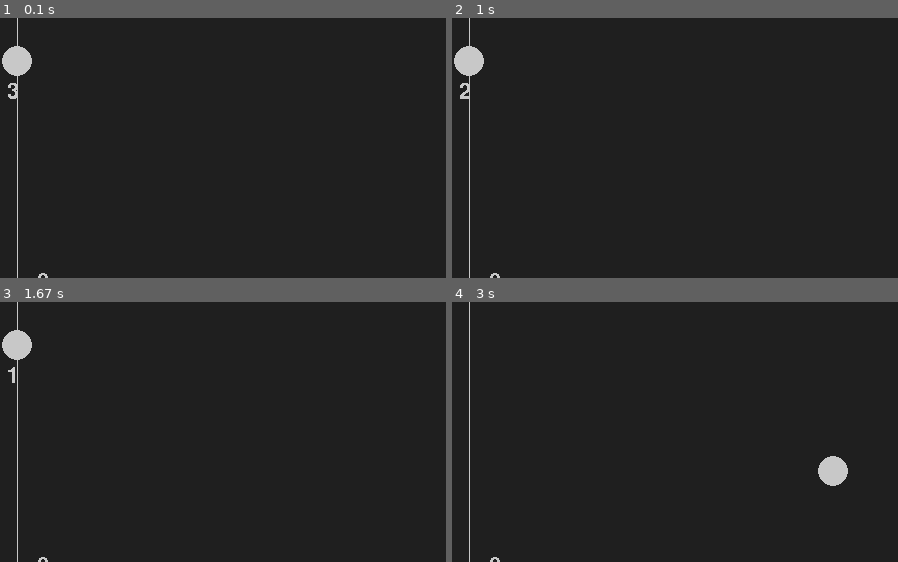
Above: before the commit, frames 1-4 (two rows, left to right).
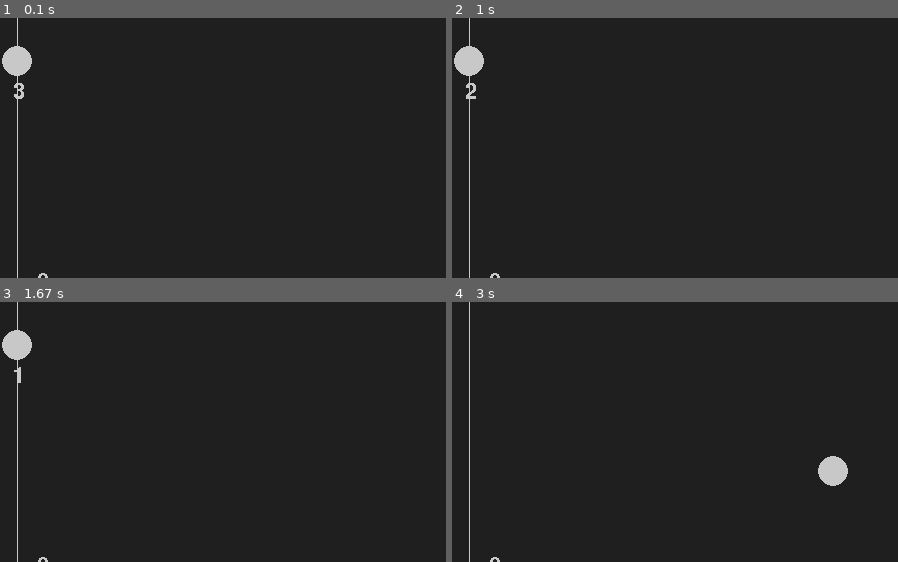
Above: after the commit, the same moments.

Repository: JVvix/pygamePongGame
Game: pygame game, started from pygame_pong_tutorial.py
Two runs of this game, one before a commit and one after it. Both use one fixed random seed, a clock stepped at 60 frames per second and the inputs below.
Inputs:
- Up to frame 1 (0.1 s): no input
- Up to frame 2 (1 s): hold Down 0.33-0.8 s; hold Up from 0.83 s (still down)
- Up to frame 3 (1.67 s): release Up at 1.2 s; hold Down 1.23-1.6 s; hold Up from 1.63 s (still down)
- Up to frame 4 (3 s): release Up at 1.93 s; hold Down 1.97-2.27 s; hold Up 2.3-2.67 s; hold Down from 2.7 s (still down)
The pictures show only the part of the screen within x 48-98%, y 42-92%; the shares and areas given below are measured in that part.

The runs differ from the first frame. In frame 1, 0.1% of the frame differs, in the area x 1-6%, y 25-32%; in frame 2, 0.1%; in frame 3, less than 0.1%; in frame 4, nothing differs.

Commit message:
sound effect bug fixed!

Diff:
--- a/pygame_pong_tutorial.py
+++ b/pygame_pong_tutorial.py
@@ -1,6 +1,6 @@
 # Pre-Step: download pygame
 
-import pygame, sys, random
+import pygame, sys, random, winsound
 
 def ball_animation():
     global ball_speed_x, ball_speed_y, player_score, opponent_score, score_time
@@ -8,18 +8,36 @@
     ball.y += ball_speed_y
 
     if ball.top <= 0 or ball.bottom >= screen_height:
+        pygame.mixer.Sound.play(pong_sound)
         ball_speed_y *= -1
 
     if ball.left <= 0:
+        pygame.mixer.Sound.play(score_sound)
+        score_time = pygame.time.get_ticks()
         opponent_score += 1
-        score_time = pygame.time.get_ticks()
 
     if ball.right >= screen_width:
+        pygame.mixer.Sound.play(score_sound)
+        score_time = pygame.time.get_ticks()
         player_score += 1
-        score_time = pygame.time.get_ticks()
 
-    if ball.colliderect(player) or ball.colliderect(opponent):
-        ball_speed_x *= -1
+    if ball.colliderect(player) and ball_speed_x < 0:
+        pygame.mixer.Sound(pong_sound)
+        if abs(ball.left - player.right) < 10:
+            ball_speed_x *= -1
+        elif abs(ball.bottom - player.top) <  10:
+            ball_speed_y *= 1
+        elif abs(ball.top - player.bottom) <  10:
+            ball_speed_y *= 1
+
+    if ball.colliderect(opponent) and ball_speed_x > 0:
+        pygame.mixer.Sound.play(pong_sound)
+        if abs(ball.right - opponent.left) < 10:
+            ball_speed_x *= -1
+        elif abs(ball.bottom - opponent.top) <  10:
+            ball_speed_y *= 1
+        elif abs(ball.top - opponent.bottom) <  10:
+            ball_speed_y *= 1
 
 def player_animation():
     player.y += player_speed
@@ -44,15 +62,15 @@
 
     if current_time - score_time < 700:
         number_three = game_font.render("3", False, light_grey)
-        screen.blit(number_three,(screen_width/2 - 10, screen_height/2 + 20))
+        screen.blit(number_three,(screen_width/2 - 4, screen_height/2 + 20))
 
     if 700 < current_time - score_time < 1400:
         number_two = game_font.render("2", False, light_grey)
-        screen.blit(number_two,(screen_width/2 - 10, screen_height/2 + 20))
+        screen.blit(number_two,(screen_width/2 - 4, screen_height/2 + 20))
 
     if 1400 < current_time - score_time < 2100:
         number_one = game_font.render("1", False, light_grey)
-        screen.blit(number_one,(screen_width/2 - 10, screen_height/2 + 20))
+        screen.blit(number_one,(screen_width/2 - 4, screen_height/2 + 20))
 
     if current_time - score_time < 2100:
         ball_speed_x, ball_speed_y = 0,0
@@ -93,6 +111,11 @@
 
 bg_color = pygame.Color('grey12')
 light_grey = (200, 200, 200)
+
+# sound
+
+pong_sound = pygame.mixer.Sound("ping_pong_8bit_plop.ogg")
+score_sound = pygame.mixer.Sound("ping_pong_8bit_beeep.ogg")
 
 while True:
     # handling input
--- /dev/null
+++ b/sound_test_jr.py
@@ -0,0 +1,7 @@
+import os
+
+currentWorkDir = os.getcwd
+print(currentWorkDir)
+
+sourceFileDir = os.path.dirname(os.path.abspath(__file__))
+print(sourceFileDir)
Not shown, added: aud_chomp.wav
Not shown, added: ping_pong_8bit_beeep.ogg
Not shown, added: ping_pong_8bit_plop.ogg
